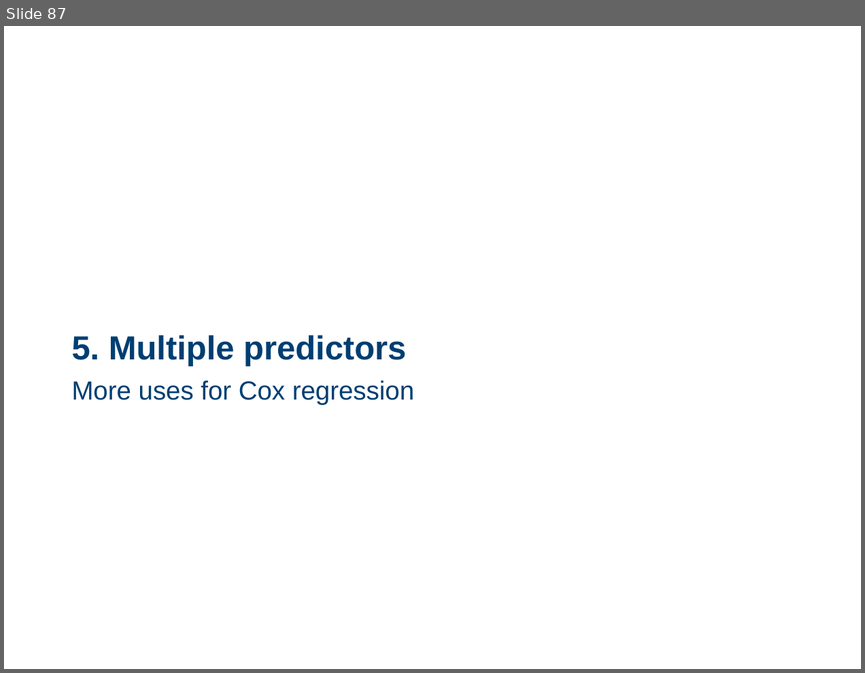
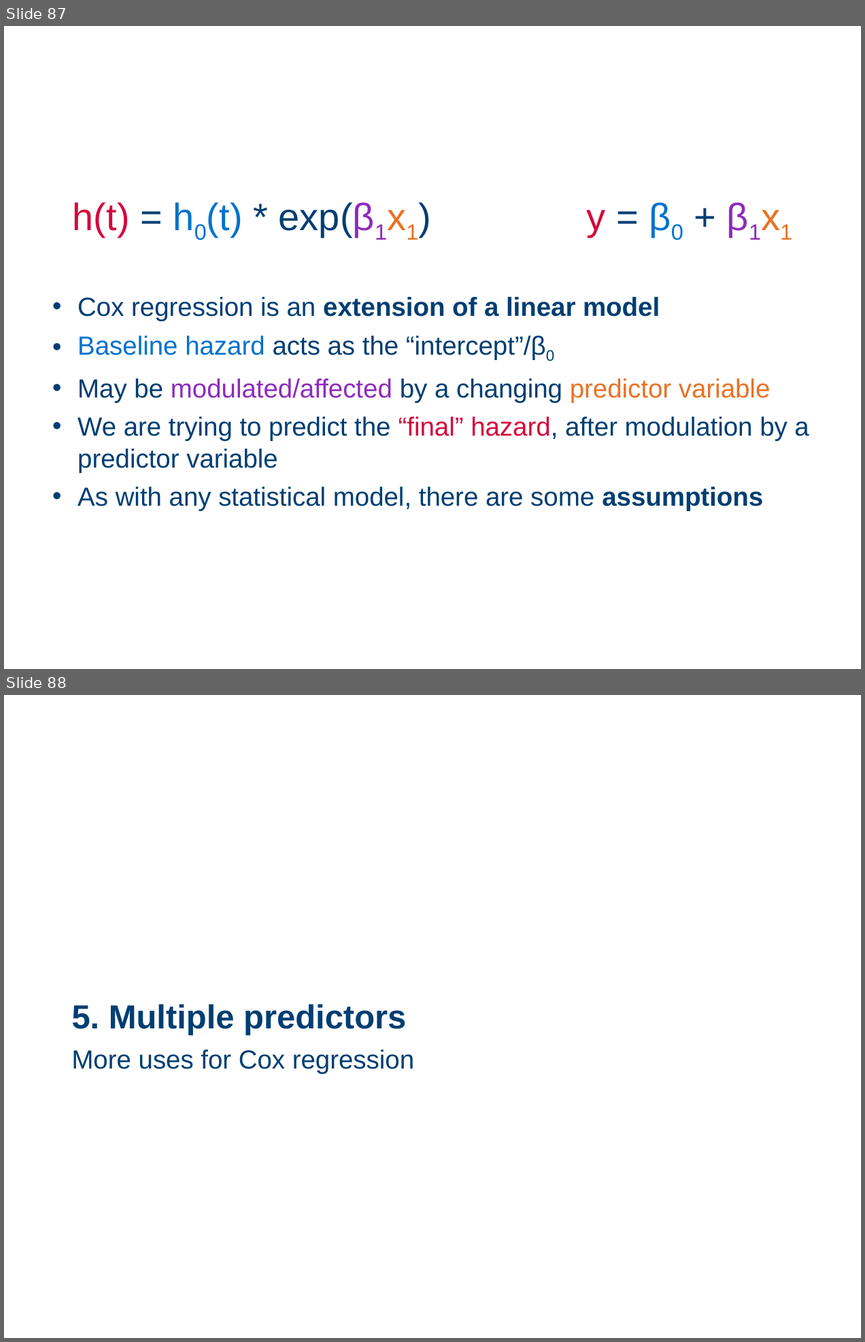
Before and after one commit to cambiotraining/stats-survival-analysis, a slide deck: survival-analysis-draft.pptx. Shown one above the other, each under a label of ours: slide 87 before the commit, slides 87 and 88 after it. The pictures are 865x673 and 865x1342 pixels, drawn with LibreOffice and Linux fonts; fonts in the diff are those of the drawing; background and template pictures are left out. Boxes give left, top, right and bottom in pixels: in the first picture for what was removed or moved away, otherwise in the second. Text is boxed around its words. In the diff, an @@ line names an element or a change of style, - is before the commit and + after.

```diff
--- a/survival-analysis-draft.pptx
+++ b/survival-analysis-draft.pptx
@@ slide 87 added at [4, 26, 861, 669], background picture (left out) @@
@@ text added at [73, 202, 808, 511], 22 pt, text #003E72 @@
+h(t) = h0(t) * exp(β1x1) y = β0 + β1x1
+• Cox regression is an extension of a linear model
+• Baseline hazard acts as the “intercept”/β0
+• May be modulated/affected by a changing predictor variable
+• We are trying to predict the “final” hazard, after modulation by a predictor variable
+• As with any statistical model, there are some assumptions
@@ title added at [77, 297, 253, 321], 26 pt, text #FFFFFF, bold @@
+Summary: Cox regression
@@ page number added at [741, 631, 825, 648], 10 pt, text #FFFFFF @@
+87
@@ what was slide 87 is now slide 88 @@
```
Also in this commit, not shown: 20 other files.
